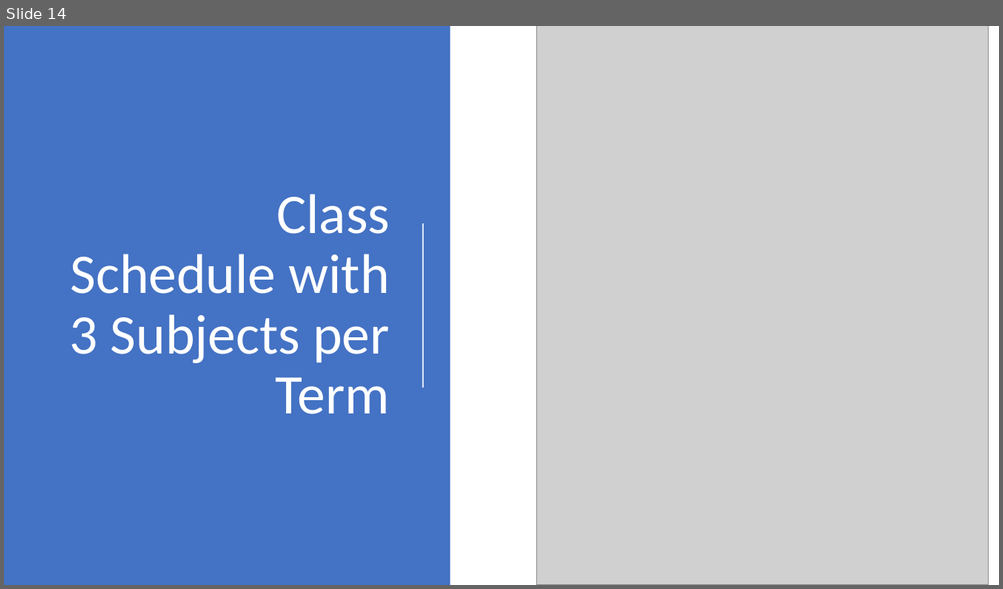
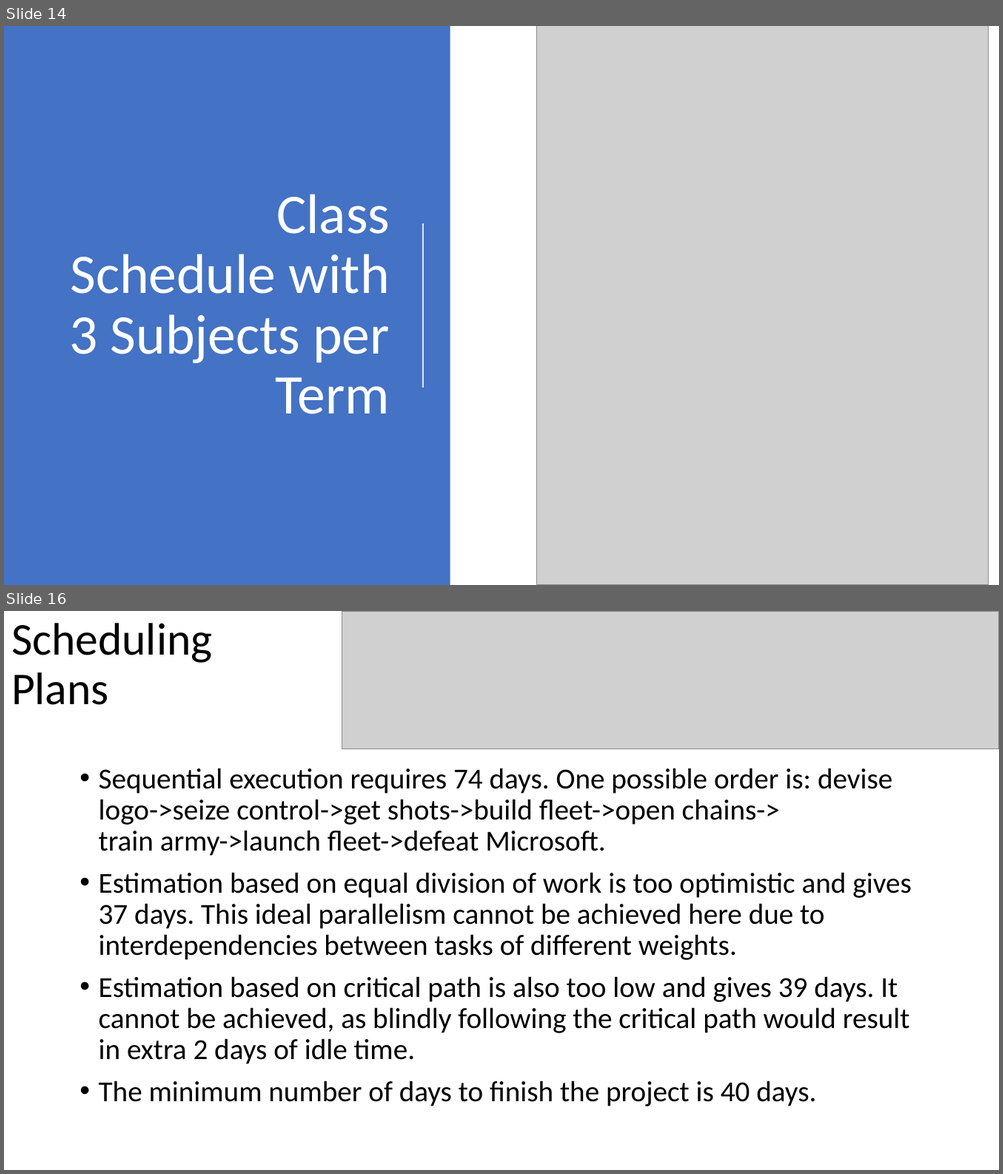
Before and after one commit to evarga/parallel-computing-lectures, a slide deck: lecture-2/presentation-2.pptx. Shown one above the other, each under a label of ours: slide 14 before the commit, slides 14 and 16 after it; the slides between them are not shown. The pictures are 1003x589 and 1003x1174 pixels, drawn with LibreOffice and Linux fonts; fonts in the diff are those of the drawing; grey boxes stand for pictures. Boxes give left, top, right and bottom in pixels: in the first picture for what was removed or moved away, otherwise in the second. Text is boxed around its words. In the diff, an @@ line names an element or a change of style, - is before the commit and + after.

Commit message:
Add scheduling example with a weighted DAG.

```diff
--- a/lecture-2/presentation-2.pptx
+++ b/lecture-2/presentation-2.pptx
@@ slide 16 added at bbox=[4, 611, 999, 1170], background #FFFFFF @@
@@ title added at bbox=[11, 623, 212, 705], 44 pt, text #000000 @@
+Scheduling Plans
@@ picture added at bbox=[342, 611, 999, 749] @@
@@ text added at bbox=[99, 768, 911, 1107], 28 pt, text #000000 @@
+• Sequential execution requires 74 days. One possible order is: devise logo->seize control->get shots->build fleet->open chains->
+  train army->launch fleet->defeat Microsoft.
+• Estimation based on equal division of work is too optimistic and gives 37 days. This ideal parallelism cannot be achieved here due to interdependencies between tasks of different weights.
+• Estimation based on critical path is also too low and gives 39 days. It cannot be achieved, as blindly following the critical path would result in extra 2 days of idle time.
+• The minimum number of days to finish the project is 40 days.
```
Also in this commit, not shown: 1 slide changed, 1 other slide added.
